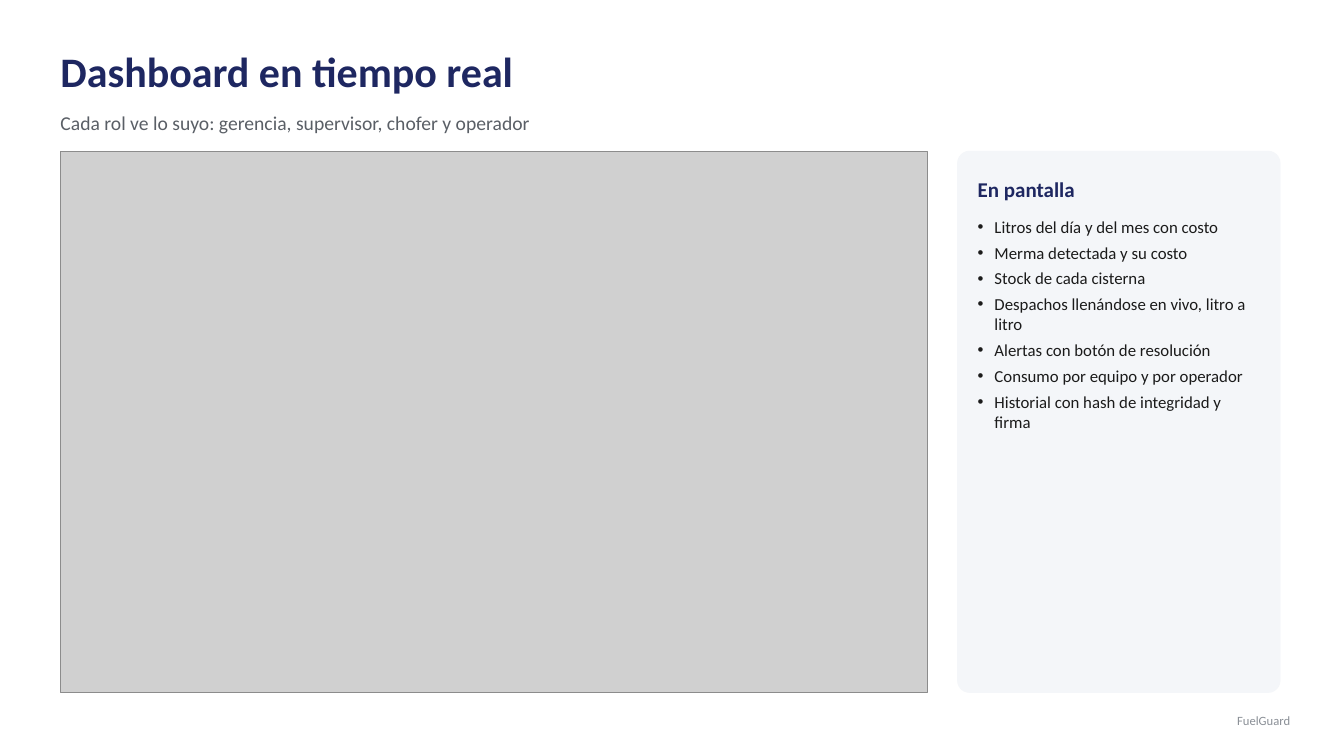
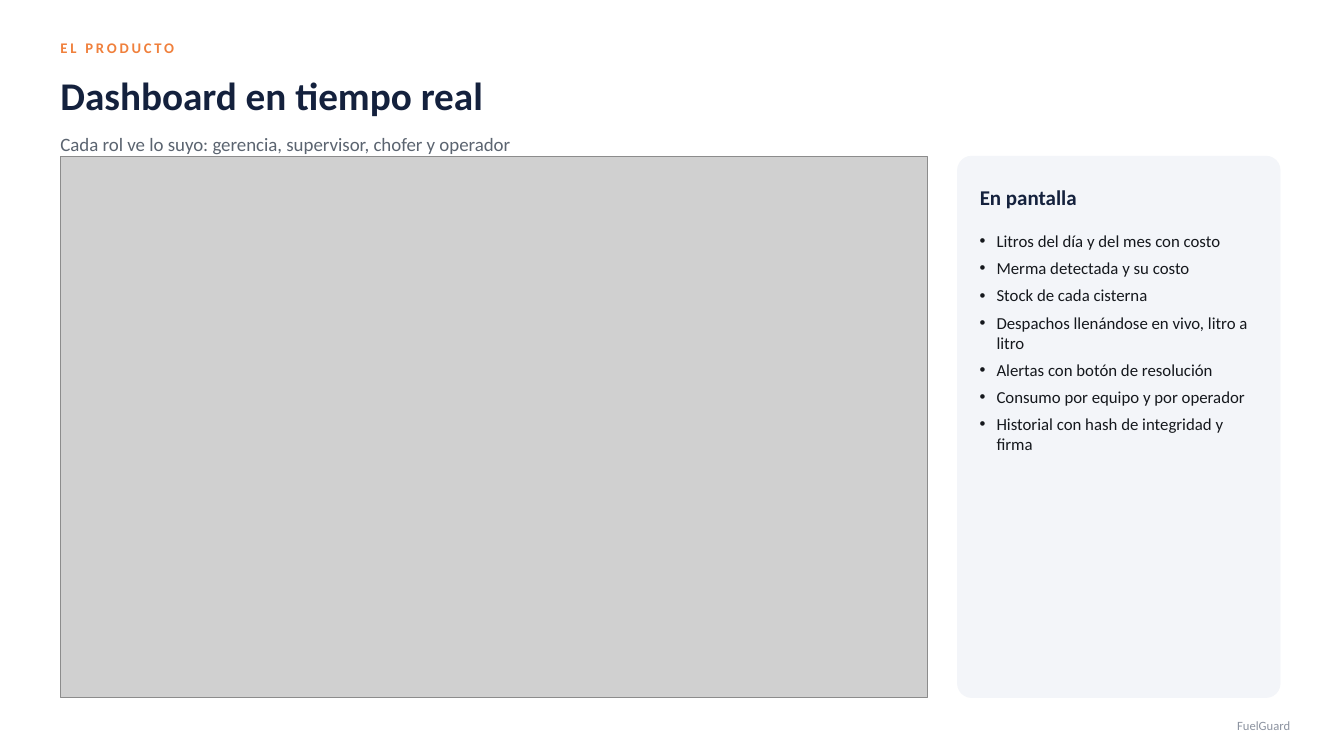
Before and after one commit to ESZO1989/FUELGUARD, a slide deck: slide 5 of docs/presentaciones/FuelGuard-Planes-Comerciales.pptx. Drawn at 1344x756 pixels with LibreOffice and Linux fonts; fonts in the diff are those of the drawing; grey boxes stand for pictures. Boxes give left, top, right and bottom in pixels: in the first picture for what was removed or moved away, otherwise in the second. Text is boxed around its words. In the diff, an @@ line names an element or a change of style, - is before the commit and + after.

```diff
--- a/docs/presentaciones/FuelGuard-Planes-Comerciales.pptx
+++ b/docs/presentaciones/FuelGuard-Planes-Comerciales.pptx
@@ text added at <box>60,43,174,53</box>, 10.5 pt, text #F0803C, bold @@
+EL PRODUCTO
@@ text "Dashboard en tiempo real": place and size @@
-text "Dashboard en tiempo real" at <box>60,57,513,94</box>
+text "Dashboard en tiempo real" at <box>60,82,483,116</box>
@@ text "Dashboard en tiempo real" at <box>60,82,483,116</box>: size 30 to 28 pt, text colour #1E2761 to #14213D @@
@@ text "Cada rol ve lo suyo: ...": place and size @@
-text "Cada rol ve lo suyo: ..." at <box>60,116,530,134</box>
+text "Cada rol ve lo suyo: ..." at <box>60,138,510,157</box>
@@ text "Cada rol ve lo suyo: ..." at <box>60,138,510,157</box>: size 14 to 13.5 pt, text colour #5A5F66 to #5B6470 @@
@@ picture: place and size @@
-picture at <box>60,151,928,693</box>
+picture at <box>60,156,928,698</box>
@@ rounded rectangle: place and size @@
-rounded rectangle at <box>958,151,1280,693</box>
+rounded rectangle at <box>958,156,1280,698</box>
@@ rounded rectangle at <box>958,156,1280,698</box>: fill #F4F6F9 to #F3F5F9; outline #F4F6F9 0.5 pt to #F3F5F9 0.5 pt; proportions changed @@
@@ text "En pantalla": place and size @@
-text "En pantalla" at <box>978,182,1075,201</box>
+text "En pantalla" at <box>980,190,1077,209</box>
@@ text "En pantalla" at <box>980,190,1077,209</box>: text colour #1E2761 to #14213D @@
@@ text "Litros del día y del ...": place and size @@
-text "Litros del día y del ..." at <box>994,221,1245,428</box>
+text "Litros del día y del ..." at <box>997,235,1247,450</box>
@@ text "Litros del día y del ..." at <box>997,235,1247,450</box>: text colour #1B1B1B to #15181D; more space between paragraphs @@
@@ text "FuelGuard" at <box>1237,721,1290,730</box>: text colour #8A8F96 to #8C93A0 @@
```
Also in this commit, not shown: 13 other slides changed, 1 slide added, 9 other files.
